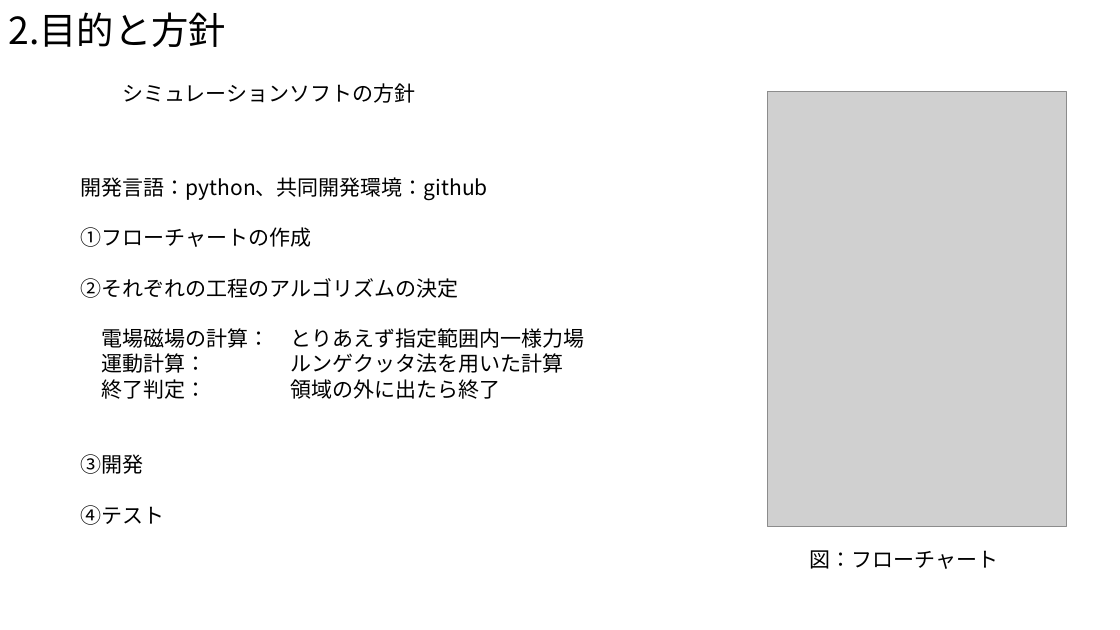
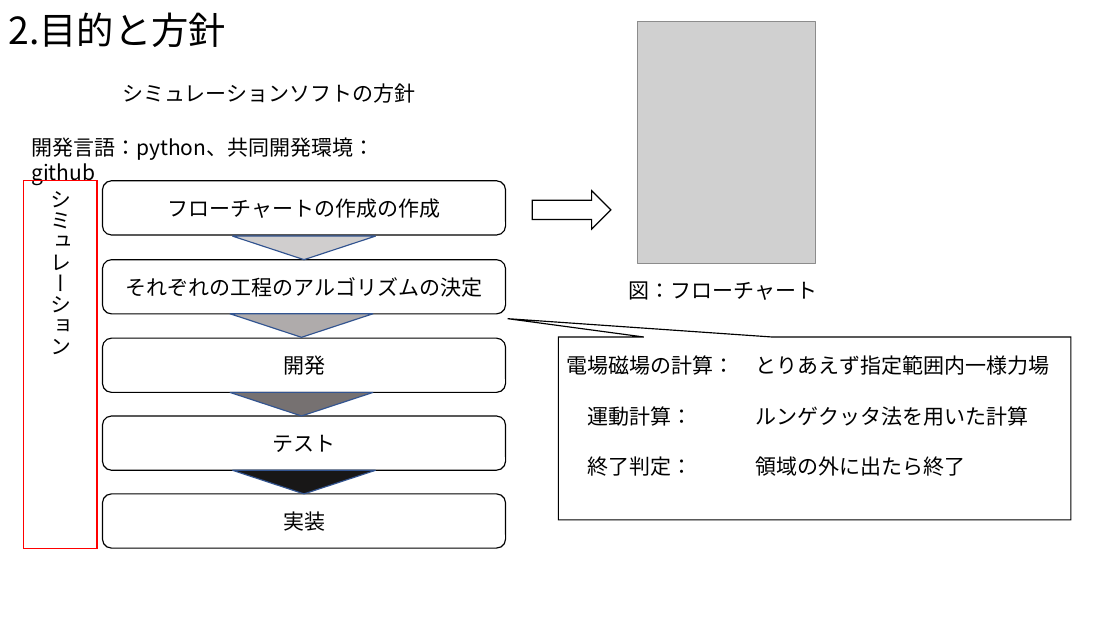
Before and after one commit to Takeuchi-yuya/Ksimulation, a slide deck: slide 6 of docs/中間発表.pptx. Drawn at 1120x630 pixels with LibreOffice and Linux fonts; fonts in the diff are those of the drawing; grey boxes stand for pictures. Boxes give left, top, right and bottom in pixels: in the first picture for what was removed or moved away, otherwise in the second. Text is boxed around its words. In the diff, an @@ line names an element or a change of style, - is before the commit and + after.

```diff
--- a/docs/中間発表.pptx
+++ b/docs/中間発表.pptx
@@ picture: place and size @@
-picture at (768,91,1067,526)
+picture at (638,22,816,264)
@@ text "開発言語：python、共同開発環境：github": place and size @@
-text "開発言語：python、共同開発環境：github" at (81,177,585,525)
+text "開発言語：python、共同開発環境：github" at (31,137,374,185)
@@ right arrow added at (533,191,612,229), outline #000000 1 pt @@
@@ text at (81,227,585,525): paragraphs removed @@
-①フローチャートの作成
-②それぞれの工程のアルゴリズムの決定
-電場磁場の計算： とりあえず指定範囲内一様力場
-運動計算： ルンゲクッタ法を用いた計算
-終了判定： 領域の外に出たら終了
-③開発
-④テスト
@@ text "図：フローチャート": place and size @@
-text "図：フローチャート" at (810,550,999,569)
+text "図：フローチャート" at (629,281,818,300)
@@ speech box added at (559,337,1071,520), fill #FFFFFF, outline #000000 1 pt, 18 pt, text #000000 @@
+電場磁場の計算： とりあえず指定範囲内一様力場
+運動計算： ルンゲクッタ法を用いた計算
+終了判定： 領域の外に出たら終了
@@ group added at (24,181,506,549): 5 rounded rectangles, 4 down arrows, 1 rectangle @@
+シミュレーション
+フローチャートの作成の作成
+それぞれの工程のアルゴリズムの決定
+開発
+テスト
+実装
```
Also in this commit, not shown: 9 other slides changed, 1 other file.
